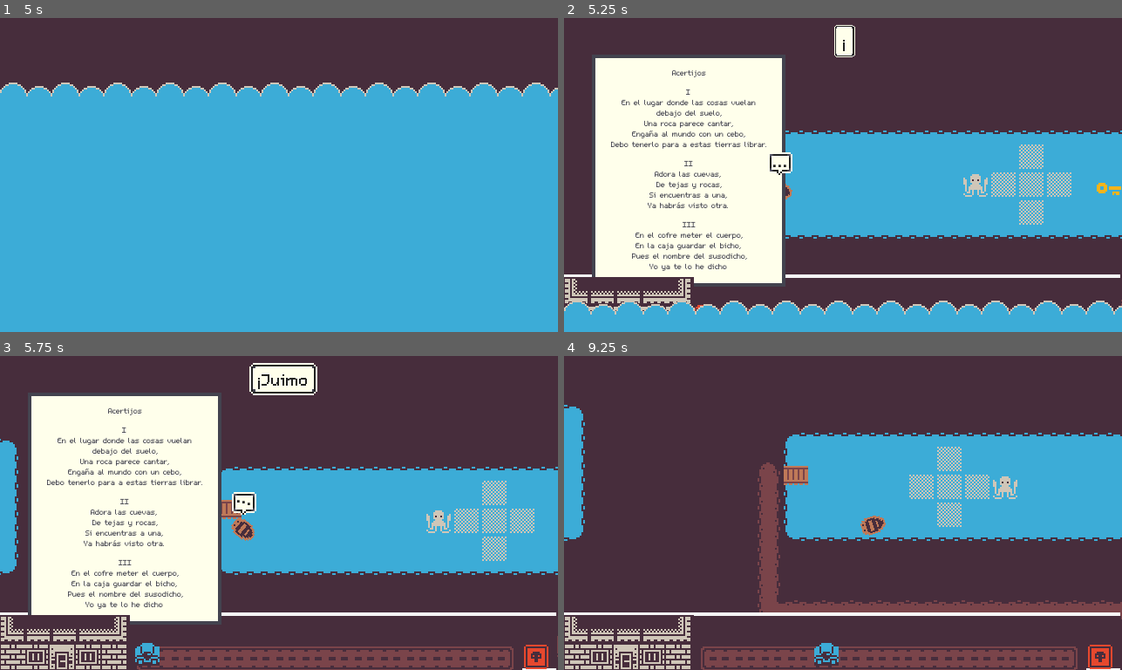
Above: before the commit, frames 1-4 (two rows, left to right).
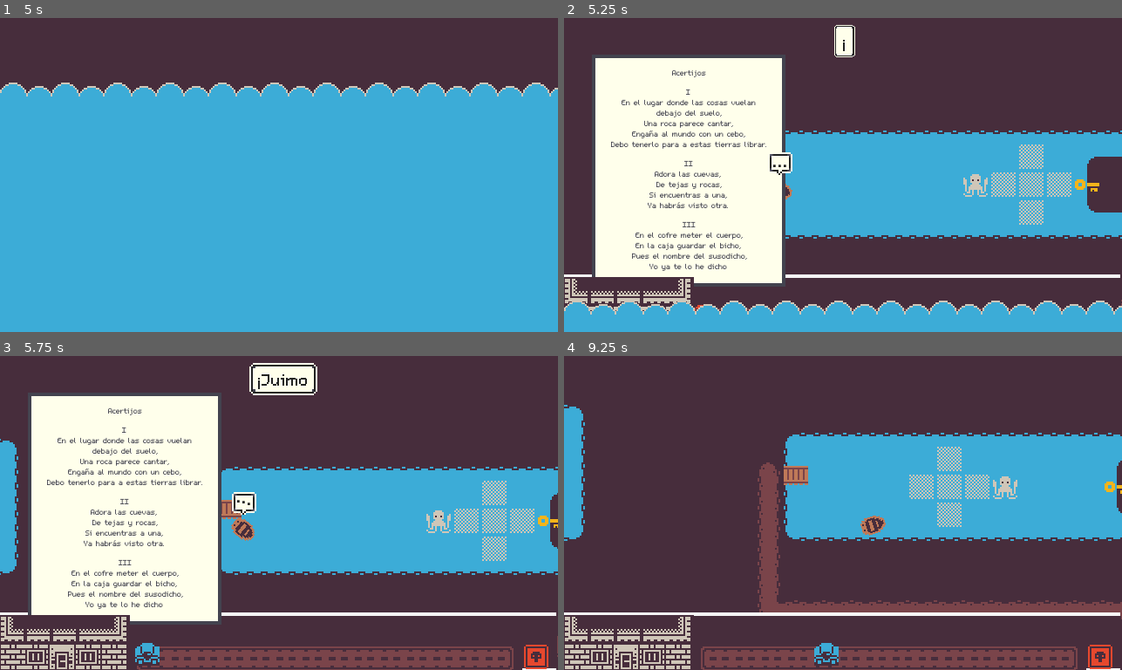
Above: after the commit, the same moments.

Repository: Perro-Viejo/miz-jam-1
Game: Godot game, scene res://src/Game/Game.tscn
The game is run twice, just before and just after one commit, with the same random seed, the same clock (stepped at 60 frames per second) and the same inputs. Sound files missing from this copy of the repository are replaced by a short silence.
Inputs:
- Up to frame 1 (5 s): click "Nuevo juego" at 0.5 s; click "Nuevo juego" at 1.25 s; click "Créditos" at 2 s; click "Opciones" at 2.75 s; tap Enter (ui_accept) at 3.5, 3.77, 4.52 s; hold D (Right) 3.53-4.28 s; tap X (Drop) at 3.6 s; hold S (Down) from 4.28 s (still down); tap Z (Grab) at 4.35 s
- Up to frame 2 (5.25 s): release S (Down) at 5.03 s; hold D (Right) from 5.03 s (still down); hold J (Journal) from 5.03 s (still down)
- Up to frame 3 (5.75 s): keep holding D (Right); keep holding J (Journal)
- Up to frame 4 (9.25 s): release D (Right) at 5.78 s; release J (Journal) at 5.78 s; hold W (Up) 5.78-6.53 s; tap X (Drop) at 5.85, 8.1 s; tap Enter (ui_accept) at 6.02, 6.77, 7.52, 9.02 s; hold A (Left) 6.53-8.03 s; tap Z (Grab) at 6.6, 8.85 s; tap J (Journal) at 7.35 s; hold S (Down) 8.03-8.78 s; hold D (Right) from 8.78 s (still down)

Frame 1 is identical in both runs. In frame 2, 1.1% of the frame differs, in the area x 91-100%, y 44-62%; in frame 3, 0.3%; in frame 4, 0.2%.

Commit message:
Minor updates to level 1 and 2

Diff:
--- a/game/src/Levels/Level1.tscn
+++ b/game/src/Levels/Level1.tscn
@@ -19,7 +19,7 @@
 position = Vector2( 160.673, 90.309 )
 
 [node name="TreasureArea" parent="." instance=ExtResource( 7 )]
-position = Vector2( 252.901, 97.9827 )
+position = Vector2( 240, 96 )
 selected_item = "key"
 
 [node name="StartArea" parent="." instance=ExtResource( 8 )]
@@ -30,7 +30,7 @@
 tile_set = ExtResource( 9 )
 cell_size = Vector2( 16, 16 )
 format = 1
-tile_data = PoolIntArray( 0, 1610612744, 0, 1, 1610612744, 0 …(2631 unchanged characters)…  0, 327693, 2, 0, 327694, 2, 0, 327695, 2, 0, 327696, 1610612741, 0, 327697, 1610612744, 0, 327698, 1610612744, 0, 327699, 1610612744, 0, 458745, 536870914, 0, 458746, 536870914, 0, 458747, 1610612741, 0, 393216, 1610612744, 0, 393217, 1610612744, 0, 393218, 12, 0, 393219, 5, 0, 393220, 2, 0, 393221, 2, 0, 393222, 2, 0, 393223, 2, 0, 393224, 2, 0, 393225, 2, 0, 393226, 2, 0, 393227, 2, 0, 393228, 2, 0, 393229, 2, 0, 393230, 2, 0, 393231, 2, 0, 393232, 1610612741, 0, 393233, 1610612744, 0, 393234, 1610 …(2926 unchanged characters)…
+tile_data = PoolIntArray( 0, 1610612744, 0, 1, 1610612744, 0 …(2631 unchanged characters)…  0, 327693, 2, 0, 327694, 2, 0, 327695, 4, 0, 327696, -1610612728, 0, 327697, 1610612744, 0, 327698, 1610612744, 0, 327699, 1610612744, 0, 458745, 536870914, 0, 458746, 536870914, 0, 458747, 1610612741, 0, 393216, 1610612744, 0, 393217, 1610612744, 0, 393218, 12, 0, 393219, 5, 0, 393220, 2, 0, 393221, 2, 0, 393222, 2, 0, 393223, 2, 0, 393224, 2, 0, 393225, 2, 0, 393226, 2, 0, 393227, 2, 0, 393228, 2, 0, 393229, 2, 0, 393230, 2, 0, 393231, -1073741820, 0, 393232, -1610612728, 0, 393233, 1610612744, 0, 393234, 1610 …(2926 unchanged characters)…
 
 [node name="Bombs" type="Node2D" parent="."]
 
@@ -39,8 +39,10 @@
 [node name="Kraken" parent="Enemies" instance=ExtResource( 4 )]
 position = Vector2( 176, 96 )
 sprite = ExtResource( 3 )
+time_to_catch = 3
 time_to_change = 4
 looking_direction = 1
 looking_pattern = 1
+inverse_looking_pattern = false
 
 [node name="Target" parent="." instance=ExtResource( 5 )]
--- a/game/src/Levels/Level2.tscn
+++ b/game/src/Levels/Level2.tscn
@@ -29,7 +29,7 @@
 tile_set = ExtResource( 9 )
 cell_size = Vector2( 16, 16 )
 format = 1
-tile_data = PoolIntArray( -589824, 1610612744, 0, -589823, 1 …(3103 unchanged characters)… 44, 0, -196606, 1073741829, 0, -196605, 1073741826, 0, -196604, 1073741826, 0, -196603, 1073741826, 0, -196602, 1073741826, 0, -196601, 1073741826, 0, -196600, -2147483646, 0, -196599, -2147483646, 0, -196598, -2147483646, 0, -196597, -2147483646, 0, -196596, -2147483646, 0, -196595, 1610612741, 0, -196594, 1610612744, 0, -196593, 1610612748, 0, -196592, 1610612744, 0, -196591, 1610612744, 0, -196590, 1610612744, 0, -196589, 1610612744, 0, -196588, 1610612744, 0, -196587, 1610612744, 0, -131072, -1610612728, 0, -131071, 1610612744, 0, -131070, 1073741829, 0, -131069, 1073741826, 0, -131068, 1073741826, 0, -131067, 1073741826, 0, -131066, 1073741826, 0, -131065, 10 …(8002 unchanged characters)…
+tile_data = PoolIntArray( -589824, 1610612744, 0, -589823, 1 …(3103 unchanged characters)… 44, 0, -196606, 1073741829, 0, -196605, 2, 0, -196604, 4, 0, -196603, -1610612733, 0, -196602, 1073741826, 0, -196601, 1073741826, 0, -196600, -2147483646, 0, -196599, -2147483646, 0, -196598, -2147483646, 0, -196597, -2147483646, 0, -196596, -2147483646, 0, -196595, 1610612741, 0, -196594, 1610612744, 0, -196593, 1610612748, 0, -196592, 1610612744, 0, -196591, 1610612744, 0, -196590, 1610612744, 0, -196589, 1610612744, 0, -196588, 1610612744, 0, -196587, 1610612744, 0, -131072, -1610612728, 0, -131071, 1610612744, 0, -131070, 1073741829, 0, -131069, 2, 0, -131068, -1073741821, 0, -131067, 1610612740, 0, -131066, 1073741826, 0, -131065, 10 …(8002 unchanged characters)…
 
 [node name="Bombs" type="Node2D" parent="."]
 
@@ -46,7 +46,7 @@
 position = Vector2( 128.173, -32 )
 
 [node name="Bomb5" parent="Bombs" instance=ExtResource( 3 )]
-position = Vector2( 48, -32 )
+position = Vector2( 48, -21.1867 )
 
 [node name="Bomb6" parent="Bombs" instance=ExtResource( 3 )]
 position = Vector2( 176, 118.397 )
